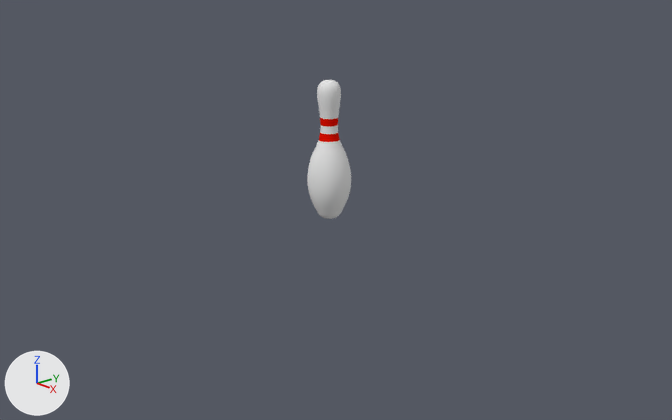
The Blender file Pin.blend, before and after one commit.
One viewpoint serves both versions: a 50 mm camera at (18.54, -15.89, 7.97) aimed at (0.55, -0.24, 0.39). The lights are fixed; the arrows at lower left show +X, +Y and +Z.

The first picture shows 'Pin'.
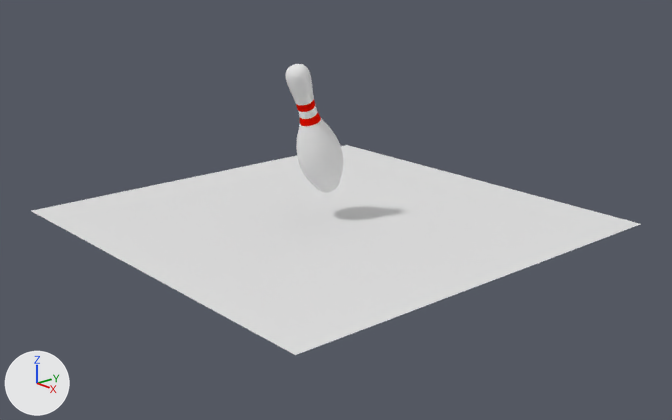
Where the newer file only moved an object's origin or applied its transform, the numbers keep the older frame.

What differs and where, as boxes (x1, y1, x2, y2) in the pictures (672 x 420 px):
'Plane', added
    after: (32, 145, 640, 355)
'Pin', reshaped (33% wider, 8% shorter)
    before: (307, 80, 351, 219)
    after: (285, 64, 344, 192)

Patch to the scene script:
```diff
--- a/Pin.blend.py
+++ b/Pin.blend.py
@@ me_cubeziercurve_001 @@
 me_cubeziercurve_001.from_pydata(...)  # 842 vertices, 864 faces; spans x -0.6..0.6, y 0.0..3.8, z -0.6..0.6
 # used by ob_pin; location = (0.0, 0.0, 0.0); rotation_euler = (1.571, 0.0, 0.0), in degrees (90, 0, 0)
+# me_cubeziercurve_001 part 1: the whole mesh is multiplied about its middle by the matrix ((0.996, 0.086, -0.035), (-0.093, 0.926, -0.365), (0.002, 0.366, 0.93)), then moved by (0.16, 0.68, 0.7)
 me_cubeziercurve_001.materials.append(mat_pin)
@@ me_plane @@
+me_plane.from_pydata([(-1.0, -1.0, 0.0), (1.0, -1.0, 0.0), (-1.0, 1.0, 0.0), (1.0, 1.0, 0.0)], [], [(0, 1, 3, 2)])
@@ ob_plane @@
+ob_plane = bpy.data.objects.new('Plane', me_plane)
+ob_plane.location = (0.0, 0.0, 0.0)
+ob_plane.scale = (5.96, 5.96, 5.96)
```
